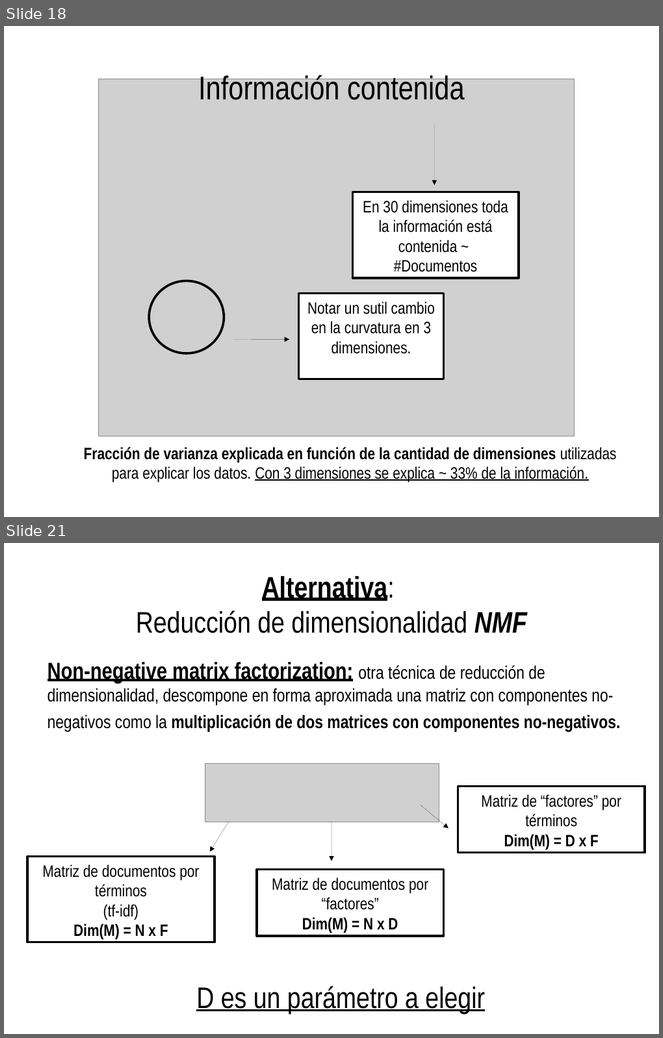
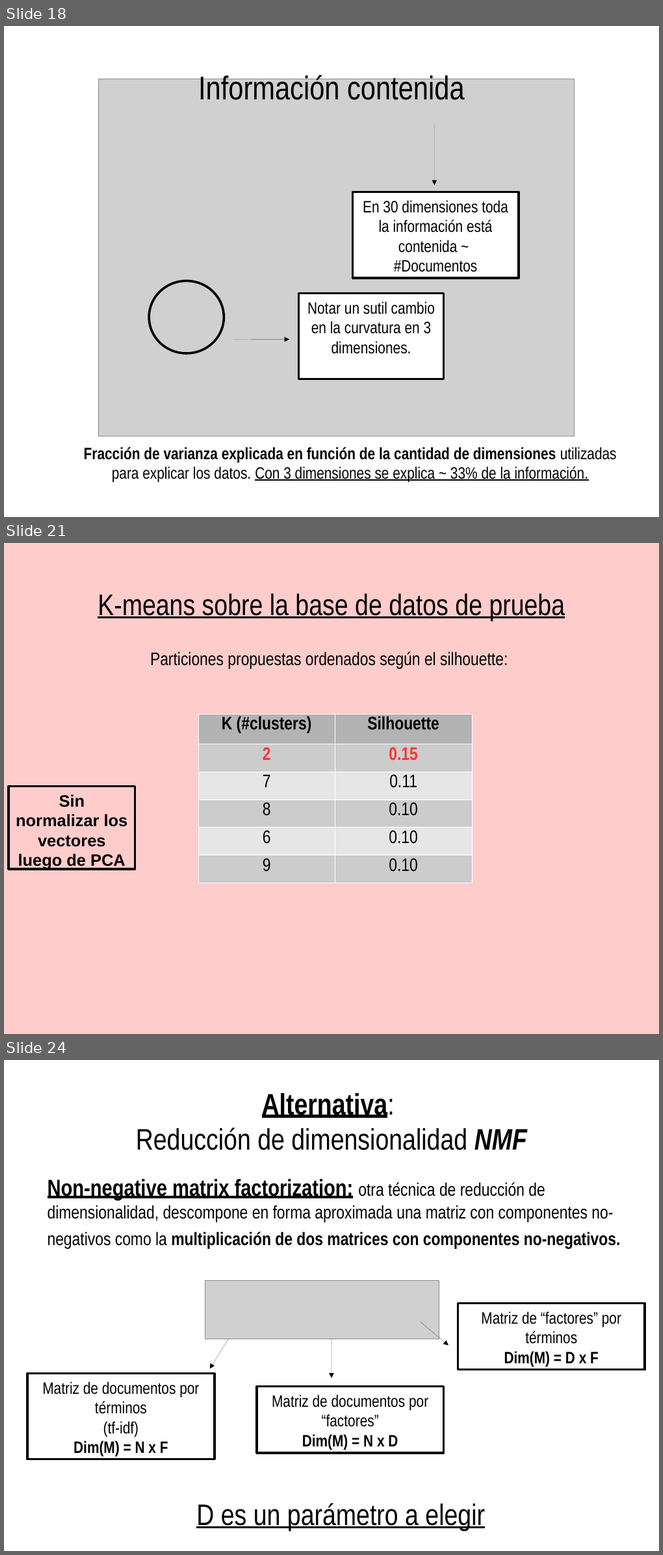
Before and after one commit to spinto88/Analisis_notas, a slide deck: Presentacion_analisis.odp. Shown one above the other, each under a label of ours: slides 18 and 21 before the commit, slides 18, 21 and 24 after it; the slides between them are not shown. The pictures are 663x1038 and 663x1555 pixels, drawn with LibreOffice and Linux fonts; fonts in the diff are those of the drawing; grey boxes stand for pictures. Boxes give left, top, right and bottom in pixels: in the first picture for what was removed or moved away, otherwise in the second. Text is boxed around its words. In the diff, an @@ line names an element or a change of style, - is before the commit and + after.

```diff
--- a/Presentacion_analisis.odp
+++ b/Presentacion_analisis.odp
@@ slide 21 added at bbox=[4, 543, 659, 1034], background #FFCCCC @@
@@ title added at bbox=[98, 594, 566, 621], 36 pt, text #000000, underline @@
+K-means sobre la base de datos de prueba
@@ text added at bbox=[150, 652, 508, 669], 22 pt, text #000000 @@
+Particiones propuestas ordenados según el silhouette:
@@ table added at bbox=[198, 714, 472, 881], 6 rows, 2 columns @@
+K (#clusters) | Silhouette
+2 | 0.15
+7 | 0.11
+8 | 0.10
+6 | 0.10
+9 | 0.10
@@ rectangle added at bbox=[9, 787, 135, 869], outline #000000 2.83 pt, 20 pt, text #000000, bold @@
+Sin normalizar los vectores luego de PCA
@@ what was slide 21 is now slide 24 @@
```
Also in this commit, not shown: 2 slides changed, 2 other slides added, 3 other files.
